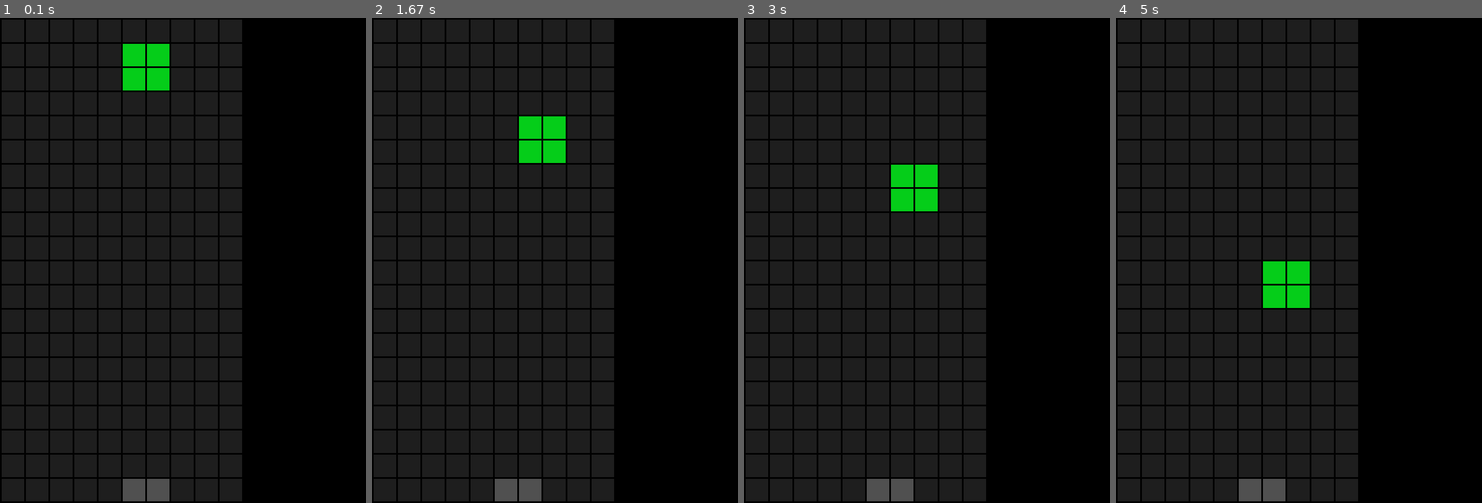
Above: before the commit, frames 1-4 (left to right).
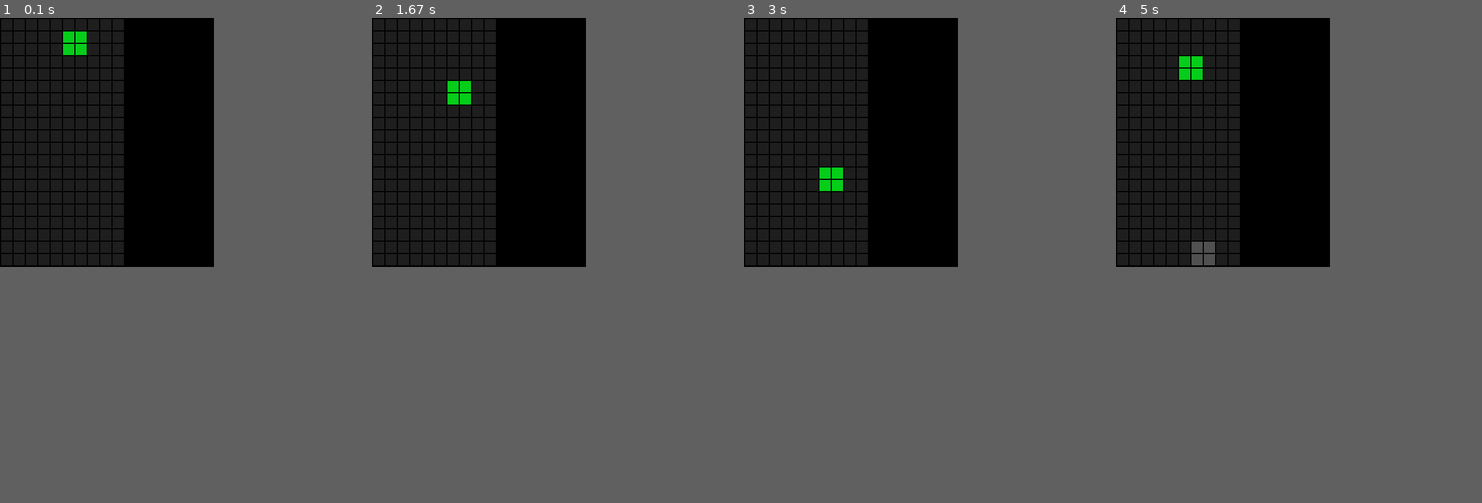
Above: after the commit, the same moments.

Repository: espumita/python-tetris-tdd
Game: pygame game, started from src/App.py
Same seed, same stepped clock (60 frames per second), same inputs: the game is played once before the commit and once after it.
Inputs:
- Up to frame 1 (0.1 s): no input
- Up to frame 2 (1.67 s): hold Right 0.33-0.8 s; hold Right 0.83-1.43 s; hold Left from 1.47 s (still down)
- Up to frame 3 (3 s): release Left at 2.23 s; hold Down from 2.27 s (still down)
- Up to frame 4 (5 s): release Down at 3.23 s; hold Left 3.27-3.67 s; hold Right 3.7-4.33 s; hold Down from 4.37 s (still down)
In our replay, the window is 650x863 before the commit and 380x443 after it. These sizes can differ from the game's own. Grey fills any space a smaller window leaves; there, only what the larger window draws over its background counts as a difference.

The runs differ from the first frame. In frame 1, 47% of the frame differs, in the area x 0-67%, y 0-100%; in frame 2, 47%; in frame 3, 47%; in frame 4, 47%.

Commit message:
General OO refactoring

Diff:
--- a/src/App.py
+++ b/src/App.py
@@ -2,38 +2,48 @@
 import time
 
 import pygame
-
 from pygame.locals import *
 
-from Grid import Grid
-from GridDisplay import GridDisplay
+from model.Piece import Piece
+from view.GameDisplay import GameDisplay
+from view.GridDisplay import GridDisplay
+from model.Grid import Grid
 
-background_color = (0, 0, 0)
+game_display_mode = pygame.display.set_mode((380, 443))
+game_display = GameDisplay(game_display_mode, (0, 0, 0))
+
+grid = Grid(10, 20)
+grid_display = GridDisplay(game_display_mode, grid)
+
 
 pygame.init()
-window = pygame.display.set_mode((650, 863))
 pygame.display.set_caption("Tetris")
-grid = Grid(10, 20, [(5, 19), (6, 19)])
-display = GridDisplay(window, grid)
-grid.add_next_figure([(5, 1), (5, 2), (6, 1), (6, 2)])
+colour = (5, 205, 25)
+grid.set_falling_piece(Piece([(5, 1), (5, 2), (6, 1), (6, 2)], colour))
+time_2 = 0.4
 
 while True:
-    window.fill(background_color)
-    display.refresh()
+    game_display.background_refresh()
+    grid_display.refresh()
     pygame.display.update()
 
-    if grid.current_falling_blocks:
-        grid.move_current_blocks()
+    if grid.current_piece.block_list:
+        grid.gravity()
     else:
-        grid.add_next_figure([(5, 1), (5, 2), (6, 1), (6, 2)])
+        grid.set_falling_piece(Piece([(5, 1), (5, 2), (6, 1), (6, 2)], colour))
 
-    time.sleep(float(0.5))
+    time.sleep(float(time_2))
     for event in pygame.event.get():
         if event.type == QUIT:
             pygame.quit()
             sys.exit()
         if event.type == KEYDOWN:
             if event.key == K_LEFT:
-                grid.move_block_to_left()
+                grid.move_to_left()
             elif event.key == K_RIGHT:
-                grid.move_block_to_right()
+                grid.move_to_right()
+            elif event.key == K_DOWN:
+                time_2 = 0.1
+        if event.type == KEYUP:
+            if event.key == K_DOWN:
+                time_2 = 0.4
--- a/src/Grid.py
+++ /dev/null
@@ -1,51 +0,0 @@
-from Cell import Cell
-
-
-class Grid:
-    def __init__(self, rows, columns, base_blocks):
-        self.rows = rows
-        self.columns = columns
-        self.current_falling_blocks = None
-        self.base_blocks = base_blocks
-        self.cells = {}
-        for row in range(rows):
-            for column in range(columns):
-                self.cells[(row, column)] = Cell(row, column)
-
-    def move_block_to_left(self):
-        for block in self.current_falling_blocks:
-            if block[0] - 1 < 0 or (block[0] - 1, block[1]) in self.base_blocks:
-                return False
-        next_movement = []
-        for block in self.current_falling_blocks:
-            next_movement.append((block[0] - 1, block[1]))
-        self.current_falling_blocks = next_movement
-
-    def move_block_to_right(self):
-        for block in self.current_falling_blocks:
-            if block[0] + 1 > 9 or (block[0] + 1, block[1]) in self.base_blocks:
-                return False
-        next_movement = []
-        for block in self.current_falling_blocks:
-            next_movement.append((block[0] + 1, block[1]))
-        self.current_falling_blocks = next_movement
-
-    def move_current_blocks(self):
-        for block in self.current_falling_blocks:
-            if (block[0], block[1] + 1) in self.base_blocks:
-                for key in self.current_falling_blocks:
-                    self.base_blocks.append(key)
-                self.current_falling_blocks = []
-                return False
-        next_movement = []
-        for block in self.current_falling_blocks:
-            if block[1] == self.columns - 1:
-                for key in self.current_falling_blocks:
-                    self.base_blocks.append(key)
-                break
-            else:
-                next_movement.append((block[0], block[1] + 1))
-        self.current_falling_blocks = next_movement
-
-    def add_next_figure(self, figure):
-        self.current_falling_blocks = figure
--- /dev/null
+++ b/src/model/Grid.py
@@ -0,0 +1,25 @@
+from view.Cell import Cell
+
+
+class Grid:
+    def __init__(self, rows, columns):
+        self.rows = rows
+        self.columns = columns
+        self.current_piece = None
+        self.base_blocks = []
+        self.cells = {}
+        for row in range(rows):
+            for column in range(columns):
+                self.cells[(row, column)] = Cell(row, column)
+
+    def move_to_left(self):
+        self.current_piece.move_to_left(self.base_blocks)
+
+    def move_to_right(self):
+        self.current_piece.move_to_right(self.base_blocks, self.rows)
+
+    def gravity(self):
+        self.current_piece.fall(self.base_blocks, self.columns)
+
+    def set_falling_piece(self, piece):
+        self.current_piece = piece
--- /dev/null
+++ b/src/model/Piece.py
@@ -0,0 +1,49 @@
+
+class Piece:
+    def __eq__(self, other):
+        return isinstance(other, self.__class__) and self.__dict__ == other.__dict__
+
+    def __ne__(self, other):
+        return not self.__eq__(other)
+
+    def __init__(self, block_list, colour):
+        self.block_list = block_list
+        self.colour = colour
+
+    def fall(self, base_blocks, columns):
+        for block in self.block_list:
+            if (block[0], block[1] + 1) in base_blocks:
+                for key in self.block_list:
+                    base_blocks.append(key)
+                self.block_list = []
+                return False
+        next_movement = []
+        for block in self.block_list:
+            if block[1] == columns - 1:
+                for key in self.block_list:
+                    base_blocks.append(key)
+                break
+            else:
+                next_movement.append((block[0], block[1] + 1))
+        self.block_list = next_movement
+
+    def move_to_left(self, base_blocks):
+        for block in self.block_list:
+            if block[0] - 1 < 0 or (block[0] - 1, block[1]) in base_blocks:
+                return False
+        next_movement = []
+        for block in self.block_list:
+            next_movement.append((block[0] - 1, block[1]))
+        self.block_list = next_movement
+
+    def move_to_right(self, base_blocks, rows):
+        for block in self.block_list:
+            if block[0] + 1 > rows - 1  or (block[0] + 1, block[1]) in base_blocks:
+                return False
+        next_movement = []
+        for block in self.block_list:
+            next_movement.append((block[0] + 1, block[1]))
+        self.block_list = next_movement
+
+    def set_colour(self, colour):
+        self.colour = colour
--- a/src/Cell.py
+++ b/src/view/Cell.py
@@ -1,9 +1,9 @@
 class Cell:
 
     def __init__(self, row, column):
-        self.cell_width = 40
-        self.cell_height = 40
-        self.cell_margin = 3
+        self.cell_width = 20
+        self.cell_height = 20
+        self.cell_margin = 2
         self.x = (self.cell_margin + self.cell_width) * row + self.cell_margin
         self.y = (self.cell_margin + self.cell_height) * column + self.cell_margin
 
--- /dev/null
+++ b/src/view/GameDisplay.py
@@ -0,0 +1,10 @@
+from view.GridDisplay import GridDisplay
+
+
+class GameDisplay:
+    def __init__(self, display, background_color):
+        self.background_color = background_color
+        self.display = display
+
+    def background_refresh(self):
+        self.display.fill(self.background_color)
--- a/src/GridDisplay.py
+++ b/src/view/GridDisplay.py
@@ -10,8 +10,8 @@
     def refresh(self):
         for key in self.grid.cells:
             colour = (30, 30, 30)
-            if key in self.grid.current_falling_blocks:
-                colour = (5, 205, 25)
+            if key in self.grid.current_piece.block_list:
+                colour = self.grid.current_piece.colour
             if key in self.grid.base_blocks:
                 colour = (80, 80, 80)
             pygame.draw.rect(self.window,
--- a/test/_Grid.py
+++ b/test/_Grid.py
@@ -1,61 +1,72 @@
-import pygame
+import unittest
 
-from Grid import Grid
-import unittest
+from model.Grid import Grid
+from model.Piece import Piece
 
 
 class _Grid(unittest.TestCase):
 
     @classmethod
     def setUp(cls):
-        cls.grid = Grid(10, 20, [])
+        cls.grid = Grid(10, 20)
+        cls.DEFAULT_COLOR = (0, 0, 0)
 
-    def test_when_figure_falls_from_the_top_y_coordinates_should_be_increased_by_one(self):
-        self.grid.add_next_figure([(5, 1)])
+    def test_when_a_piece_falls_from_the_top_y_coordinates_should_be_increased_by_one(self):
+        single_block = [(5, 1)]
+        self.grid.set_falling_piece(Piece(single_block, self.DEFAULT_COLOR))
 
-        self.grid.move_current_blocks()
+        self.grid.gravity()
 
-        self.assertEqual(self.grid.current_falling_blocks, [(5, 2)])
+        expected_block = [(5, 2)]
+        self.assertEqual(self.grid.current_piece, Piece(expected_block, self.DEFAULT_COLOR))
 
-    def test_when_figure_falls_to_the_bottom_falling_blocks_should_be_empty(self):
-        self.grid.add_next_figure([(5, 1)])
+    def test_when_piece_falls_to_the_bottom_falling_piece_should_be_empty(self):
+        single_block = [(5, 19)]
+        self.grid.set_falling_piece(Piece(single_block, self.DEFAULT_COLOR))
 
-        for _ in range(19):
-            self.grid.move_current_blocks()
+        self.grid.gravity()
 
-        self.assertEqual(self.grid.current_falling_blocks, [])
+        self.assertEqual(self.grid.current_piece, Piece([], self.DEFAULT_COLOR))
 
-    def test_when_figure_falls_on_another_figure(self):
-        self.grid.add_next_figure([(5, 1)])
+    def test_when_piece_falls_on_another_figure_falling_piece_should_be_empty(self):
+        single_block = [(5, 4)]
+        self.grid.set_falling_piece(Piece(single_block, self.DEFAULT_COLOR))
         self.grid.base_blocks = [(5, 5)]
 
-        for _ in range(4):
-            self.grid.move_current_blocks()
+        self.grid.gravity()
 
-        self.assertEqual(self.grid.current_falling_blocks, [])
+        self.assertEqual(self.grid.current_piece, Piece([], self.DEFAULT_COLOR))
 
-    def test_when_the_figure_moves_to_the_right_x_coordinates_should_be_increased_by_one(self):
-        self.grid.add_next_figure([(5, 1)])
-        self.grid.move_block_to_right()
+    def test_when_the_piece_moves_to_the_right_x_coordinates_should_be_increased_by_one(self):
+        single_block = [(5, 1)]
+        self.grid.set_falling_piece(Piece(single_block, self.DEFAULT_COLOR))
 
-        self.assertEqual(self.grid.current_falling_blocks, [(6, 1)])
+        self.grid.move_to_right()
 
-    def test_when_the_figure_moves_to_the_left_x_coordinates_should_be_decreased_by_one(self):
-        self.grid.add_next_figure([(5, 1)])
-        self.grid.move_block_to_left()
+        expected_block = [(6, 1)]
+        self.assertEqual(self.grid.current_piece, Piece(expected_block, self.DEFAULT_COLOR))
 
-        self.assertEqual(self.grid.current_falling_blocks, [(4, 1)])
+    def test_when_the_piece_moves_to_the_left_x_coordinates_should_be_decreased_by_one(self):
+        single_block = [(5, 1)]
+        self.grid.set_falling_piece(Piece(single_block, self.DEFAULT_COLOR))
 
+        self.grid.move_to_left()
 
-    def test_when_a_figure_tries_to_move_against_the_right_border_it_should_not_move(self):
-        self.grid.add_next_figure([(9, 1)])
-        self.grid.move_block_to_right()
+        expected_block = [(4, 1)]
+        self.assertEqual(self.grid.current_piece, Piece(expected_block, self.DEFAULT_COLOR))
 
-        self.assertEqual(self.grid.current_falling_blocks, [(9, 1)])
+    def test_when_the_piece_tries_to_move_against_the_right_border_it_should_not_move(self):
+        single_block = [(9, 1)]
+        self.grid.set_falling_piece(Piece(single_block, self.DEFAULT_COLOR))
 
+        self.grid.move_to_right()
 
-    def test_when_a_figure_tries_to_move_against_the_left_border_it_should_not_move(self):
-        self.grid.add_next_figure([(0, 1)])
-        self.grid.move_block_to_left()
+        self.assertEqual(self.grid.current_piece, Piece(single_block, self.DEFAULT_COLOR))
 
-        self.assertEqual(self.grid.current_falling_blocks, [(0, 1)])
+    def test_when_the_piece_tries_to_move_against_the_left_border_it_should_not_move(self):
+        single_block = [(0, 1)]
+        self.grid.set_falling_piece(Piece(single_block, self.DEFAULT_COLOR))
+
+        self.grid.move_to_left()
+
+        self.assertEqual(self.grid.current_piece, Piece(single_block, self.DEFAULT_COLOR))
Empty file added: src/model/__init__.py
Empty file added: src/view/__init__.py
